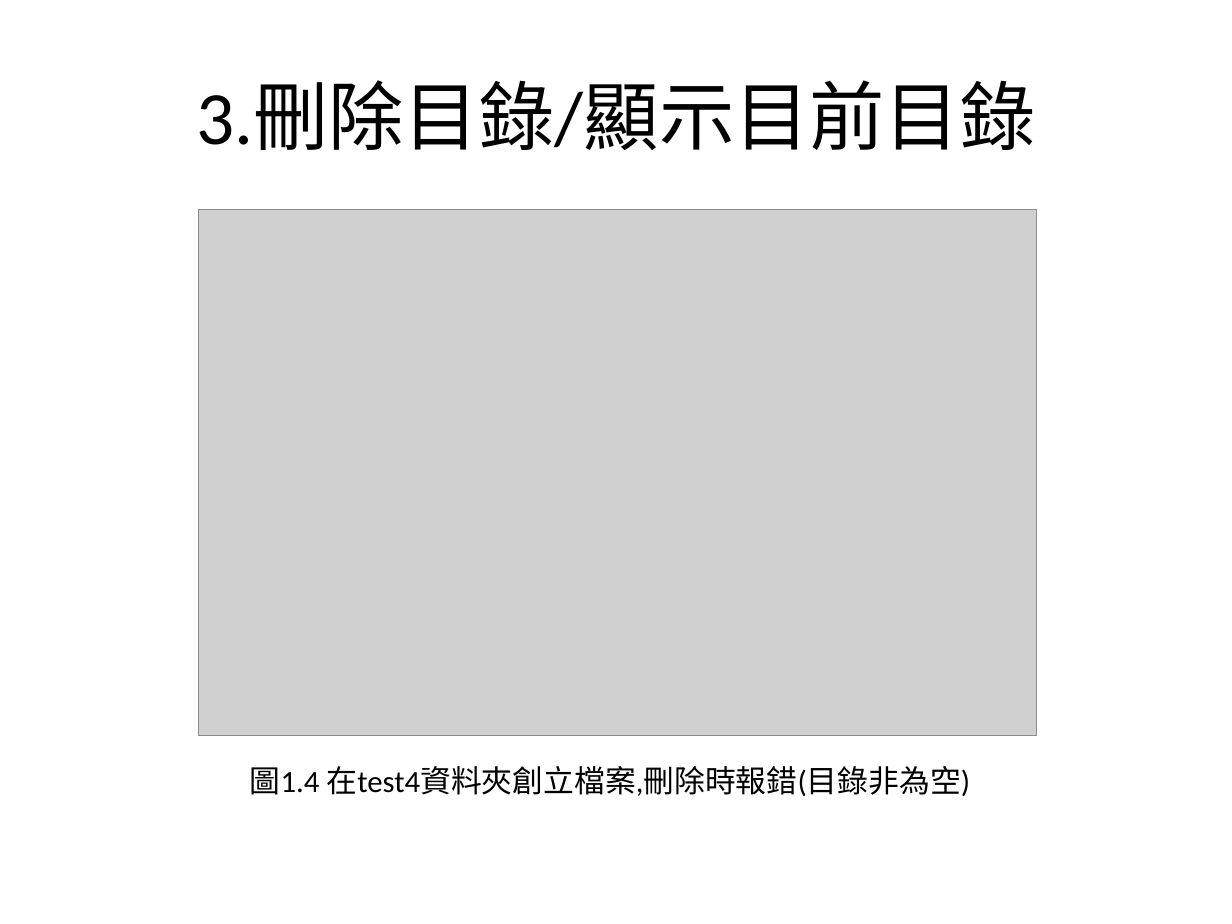
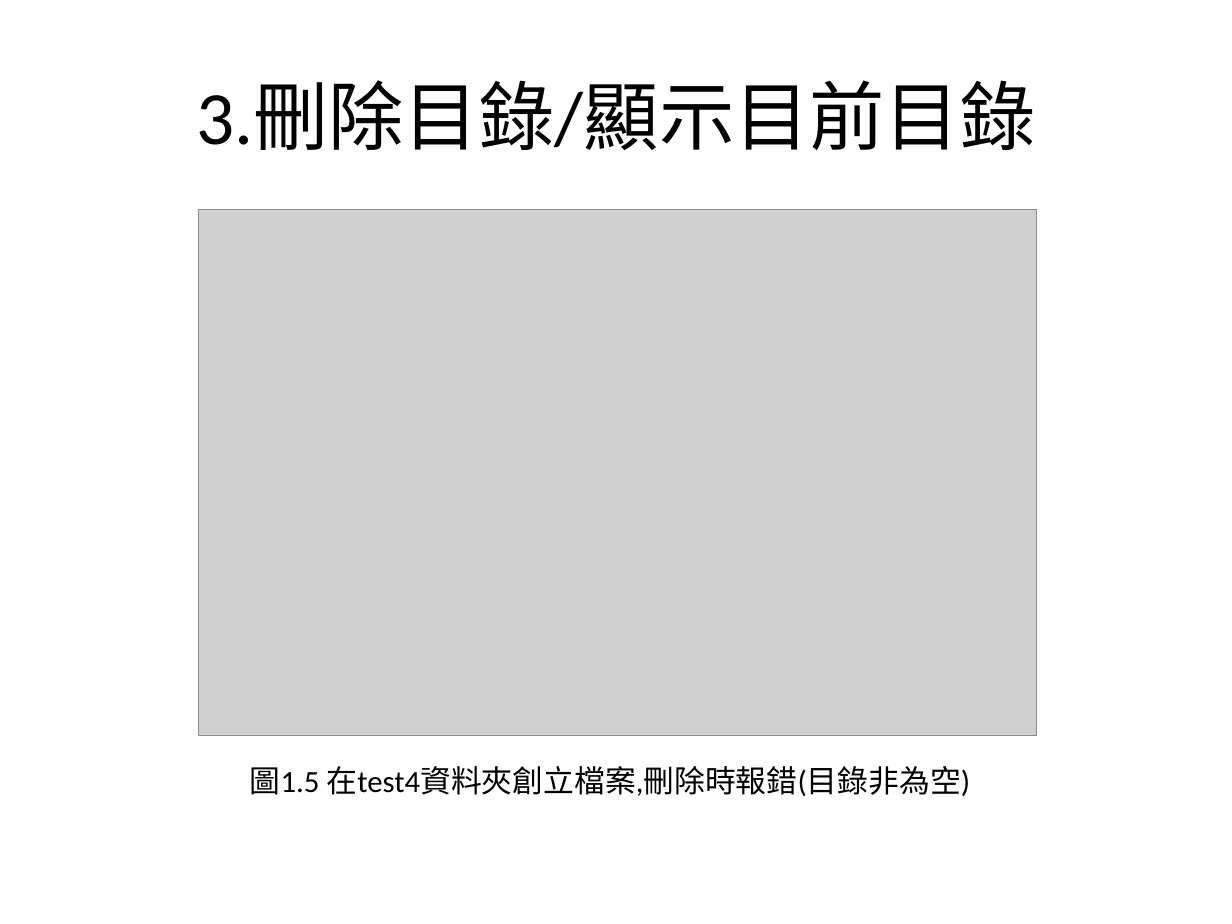
Before and after one commit to charlie11438/note, a slide deck: slide 9 of Linux/Linux_1.pptx. Drawn at 1232x924 pixels with LibreOffice and Linux fonts; fonts in the diff are those of the drawing; grey boxes stand for pictures. Boxes give left, top, right and bottom in pixels: in the first picture for what was removed or moved away, otherwise in the second. Text is boxed around its words. In the diff, an @@ line names an element or a change of style, - is before the commit and + after.

```diff
--- a/Linux/Linux_1.pptx
+++ b/Linux/Linux_1.pptx
@@ text at [250, 766, 971, 796]: text changed @@
-圖1.4 在test4資料夾創立檔案,刪除時報錯(目錄非為空)
+圖1.5 在test4資料夾創立檔案,刪除時報錯(目錄非為空)
```
Also in this commit, not shown: 8 other slides changed.
